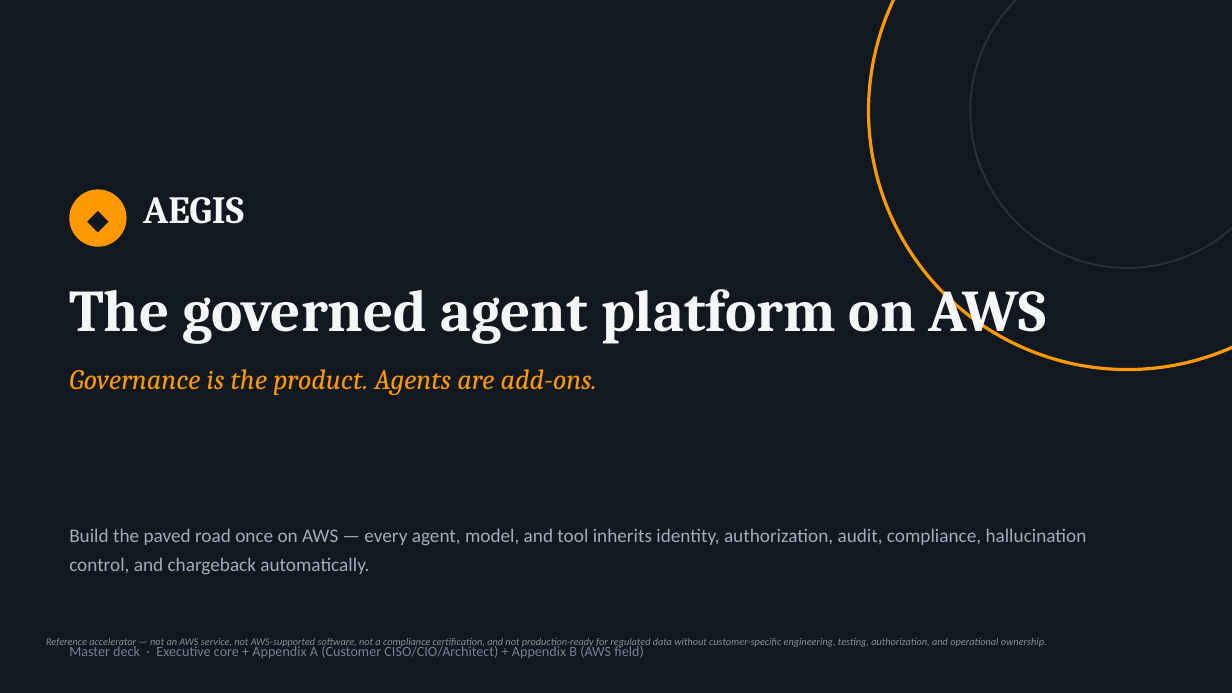
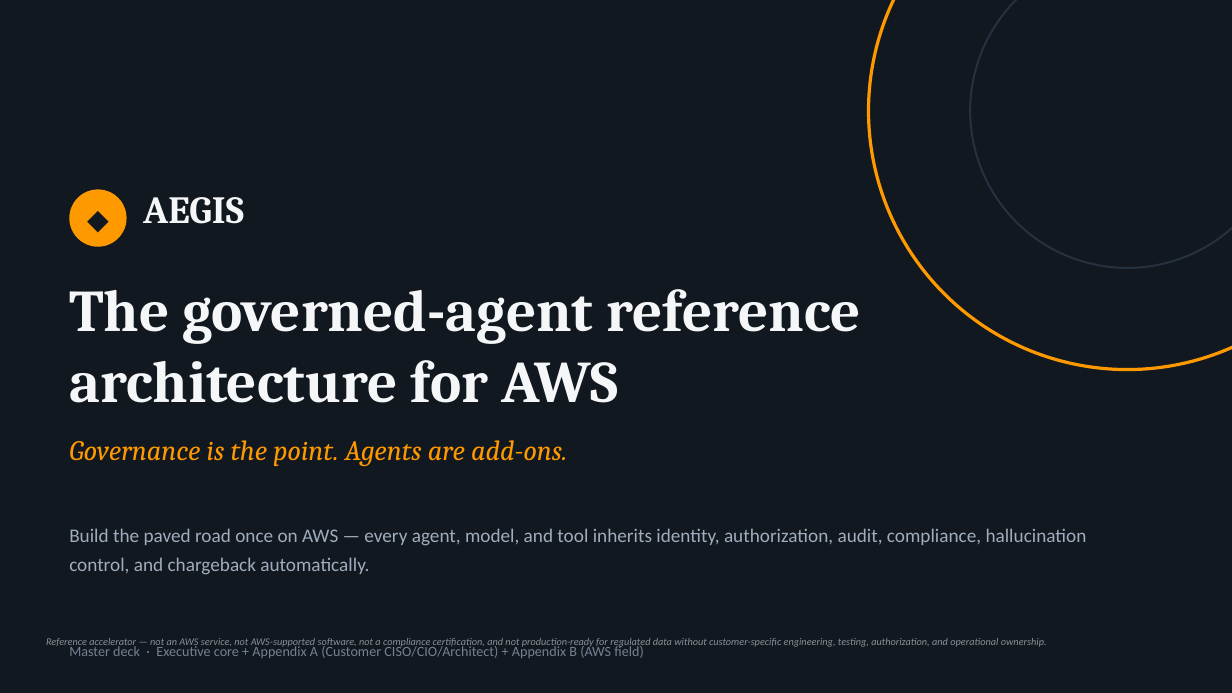
Before and after one commit to virtualryder/aegis-ai-governance-platform-aws, a slide deck: slide 1 of Aegis-Master-Deck.pptx. Drawn at 1232x693 pixels with LibreOffice and Linux fonts; fonts in the diff are those of the drawing. Boxes give left, top, right and bottom in pixels: in the first picture for what was removed or moved away, otherwise in the second. Text is boxed around its words. In the diff, an @@ line names an element or a change of style, - is before the commit and + after.

Commit message:
gtm: carry reference-architecture framing + GxP reframe into the decks and one-pagers
Patches all 7 GTM binaries (29 text sites) to match the markdown pass: category becomes Governed-Agent Reference Architecture; 'compliance pack' becomes 'control-mapping pack'; the GxP row in Aegis-Architecture-and-GTM now states it provides controls that SUPPORT the sponsor's validation activities, with IQ/OQ/PQ, validation plan and report, SOPs, training and change control customer-owned.

Brand: deliberately renders the category as '... Reference Architecture FOR AWS', never 'AWS ... Reference Architecture' -- the latter reads as an official AWS-published asset and would violate the do-not-imply-an-AWS-solution rule. Master deck tagline 'Governance is the product.' -> 'Governance is the point.' since we no longer position this as a product.

Hygiene: document authorship was OpenAI (gtm deck), python-docx (x3), Aegis Platform Team, and blank, with lastModifiedBy 'Un-named' -- all normalized to David Ryder. An AWS-facing deck authored by 'OpenAI' in File > Properties was the notable one.

Method: XML parts patched in place with every other zip entry copied byte-for-byte, avoiding the python-pptx re-serialization that previously stripped embedded media. Verified post-write: part counts unchanged, media byte-identical, no non-XML drift, CRC clean on all 7.

```diff
--- a/Aegis-Master-Deck.pptx
+++ b/Aegis-Master-Deck.pptx
@@ text at [69, 289, 861, 466]: text changed; size 22 to 46 pt; text colour #FF9900 to #F4F6F8; bold on; italic off @@
-The governed agent platform on AWS
-Governance is the product. Agents are add-ons.
+The governed-agent reference architecture for AWS
+Governance is the point. Agents are add-ons.
```
Also in this commit, not shown: 1 other slide changed, 6 other files.
